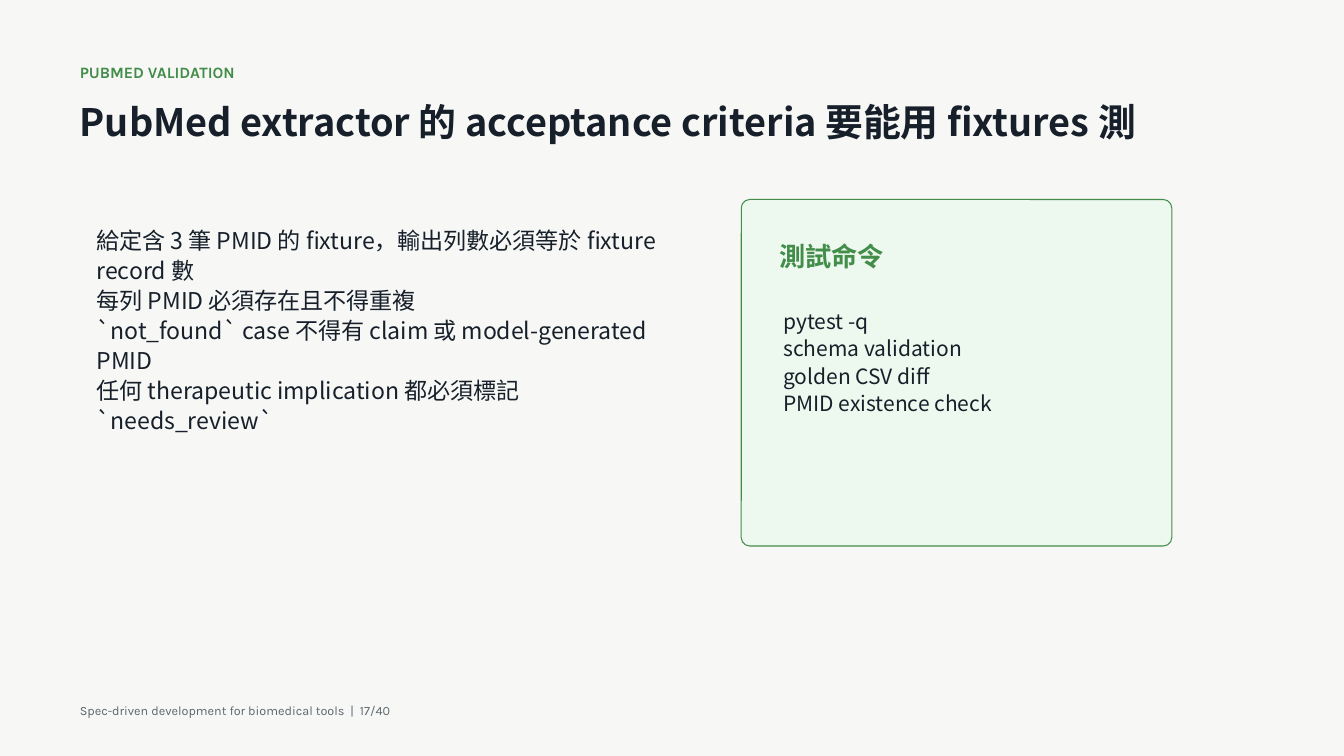
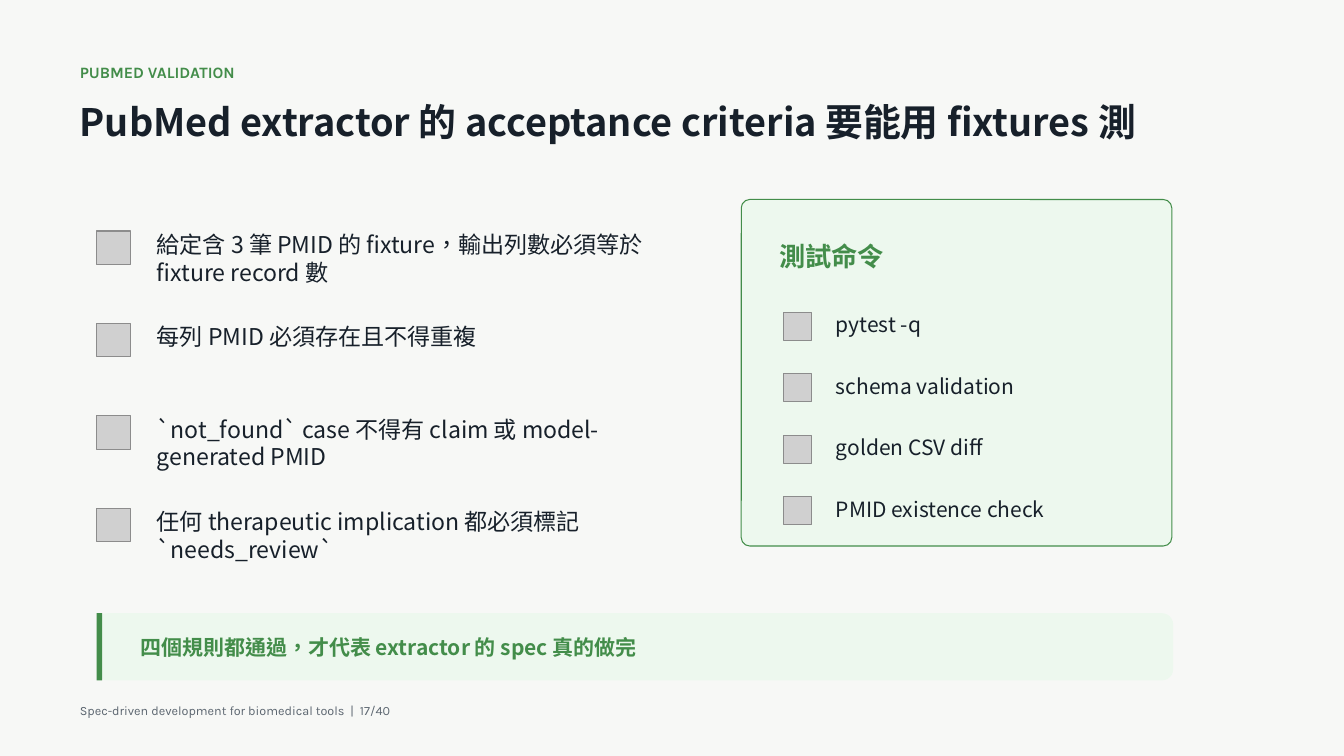
Before and after one commit to godkin1211/LLM_applications_on_BioMedicalData, a slide deck: slide 17 of slides/lesson-08-spec-driven-development-biomedical-tools.pptx. Drawn at 1344x756 pixels with LibreOffice and Linux fonts; fonts in the diff are those of the drawing; grey boxes stand for pictures. Boxes give left, top, right and bottom in pixels: in the first picture for what was removed or moved away, otherwise in the second. Text is boxed around its words. In the diff, an @@ line names an element or a change of style, - is before the commit and + after.

```diff
--- a/slides/lesson-08-spec-driven-development-biomedical-tools.pptx
+++ b/slides/lesson-08-spec-driven-development-biomedical-tools.pptx
@@ picture added at (x1=97, y1=231, x2=130, y2=264) @@
@@ text "給定含 3 筆 PMID 的 ..." at (x1=157, y1=233, x2=642, y2=283): line spacing 1.08 to 1 @@
@@ text "給定含 3 筆 PMID 的 ..." moved from (x1=97, y1=229, x2=656, y2=433) to (x1=157, y1=233, x2=642, y2=283) @@
@@ text at (x1=97, y1=289, x2=647, y2=433): paragraphs removed @@
-每列 PMID 必須存在且不得重複
-`not_found` case 不得有 claim 或 model-generated PMID
-任何 therapeutic implication 都必須標記 `needs_review`
@@ picture added at (x1=97, y1=324, x2=130, y2=357) @@
@@ text added at (x1=157, y1=325, x2=476, y2=347), 16.5 pt, text #17202A @@
+每列 PMID 必須存在且不得重複
@@ text at (x1=783, y1=314, x2=962, y2=357): paragraphs removed @@
-pytest -q
-schema validation
@@ picture added at (x1=784, y1=313, x2=813, y2=341) @@
@@ text added at (x1=836, y1=317, x2=921, y2=337), 15 pt, text #17202A @@
+pytest -q
@@ picture added at (x1=784, y1=374, x2=813, y2=402) @@
@@ text added at (x1=836, y1=377, x2=1015, y2=395), 15 pt, text #17202A @@
+schema validation
@@ picture added at (x1=97, y1=415, x2=130, y2=449) @@
@@ text added at (x1=157, y1=418, x2=599, y2=471), 16.5 pt, text #17202A @@
+`not_found` case 不得有 claim 或 model-generated PMID
@@ text at (x1=783, y1=394, x2=991, y2=412): paragraph removed @@
-PMID existence check
@@ picture added at (x1=784, y1=436, x2=813, y2=464) @@
@@ text "golden CSV diff" moved from (x1=783, y1=314, x2=991, y2=412) to (x1=836, y1=438, x2=982, y2=460) @@
@@ text "golden CSV diff" at (x1=836, y1=438, x2=982, y2=460): line spacing 1.08 to 1 @@
@@ picture added at (x1=97, y1=508, x2=130, y2=541) @@
@@ picture added at (x1=784, y1=497, x2=813, y2=525) @@
@@ text added at (x1=836, y1=500, x2=1044, y2=518), 15 pt, text #17202A @@
+PMID existence check
@@ text added at (x1=157, y1=510, x2=580, y2=562), 16.5 pt, text #17202A @@
+任何 therapeutic implication 都必須標記 `needs_review`
@@ rounded rectangle added at (x1=97, y1=613, x2=1174, y2=681), fill #EDF8EE @@
@@ rectangle added at (x1=97, y1=613, x2=103, y2=681), fill #438D4A @@
@@ text added at (x1=140, y1=637, x2=637, y2=660), 15 pt, text #438D4A, bold @@
+四個規則都通過，才代表 extractor 的 spec 真的做完
```
Also in this commit, not shown: 7 other slides changed, 1 other file.
